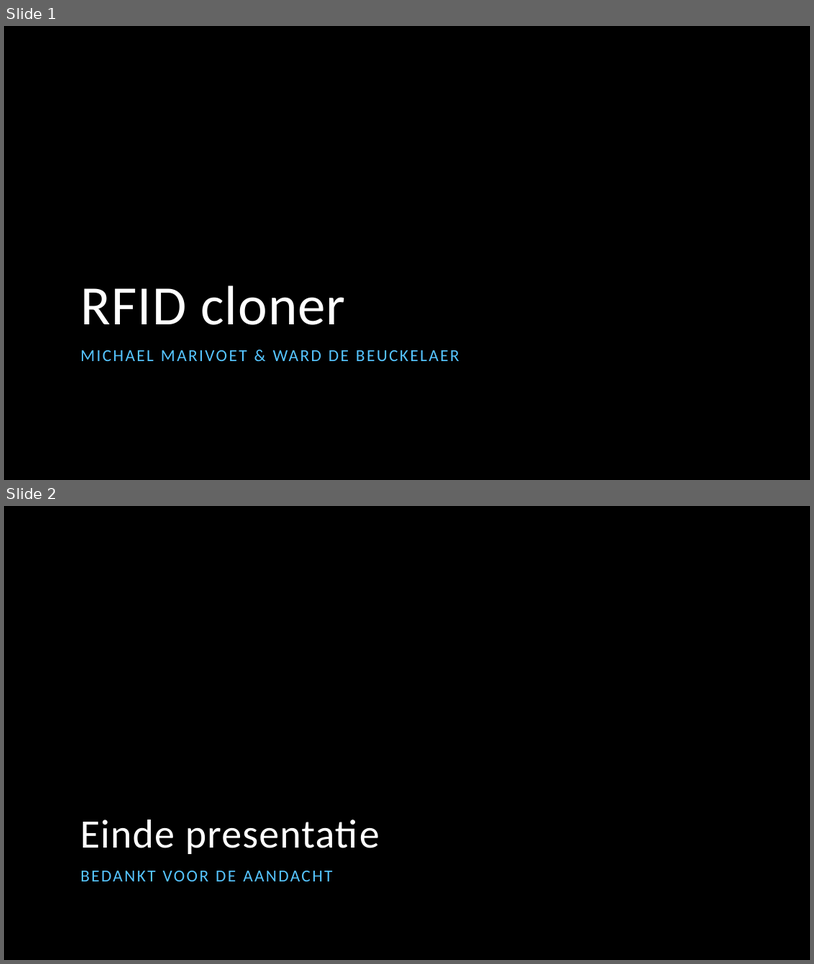
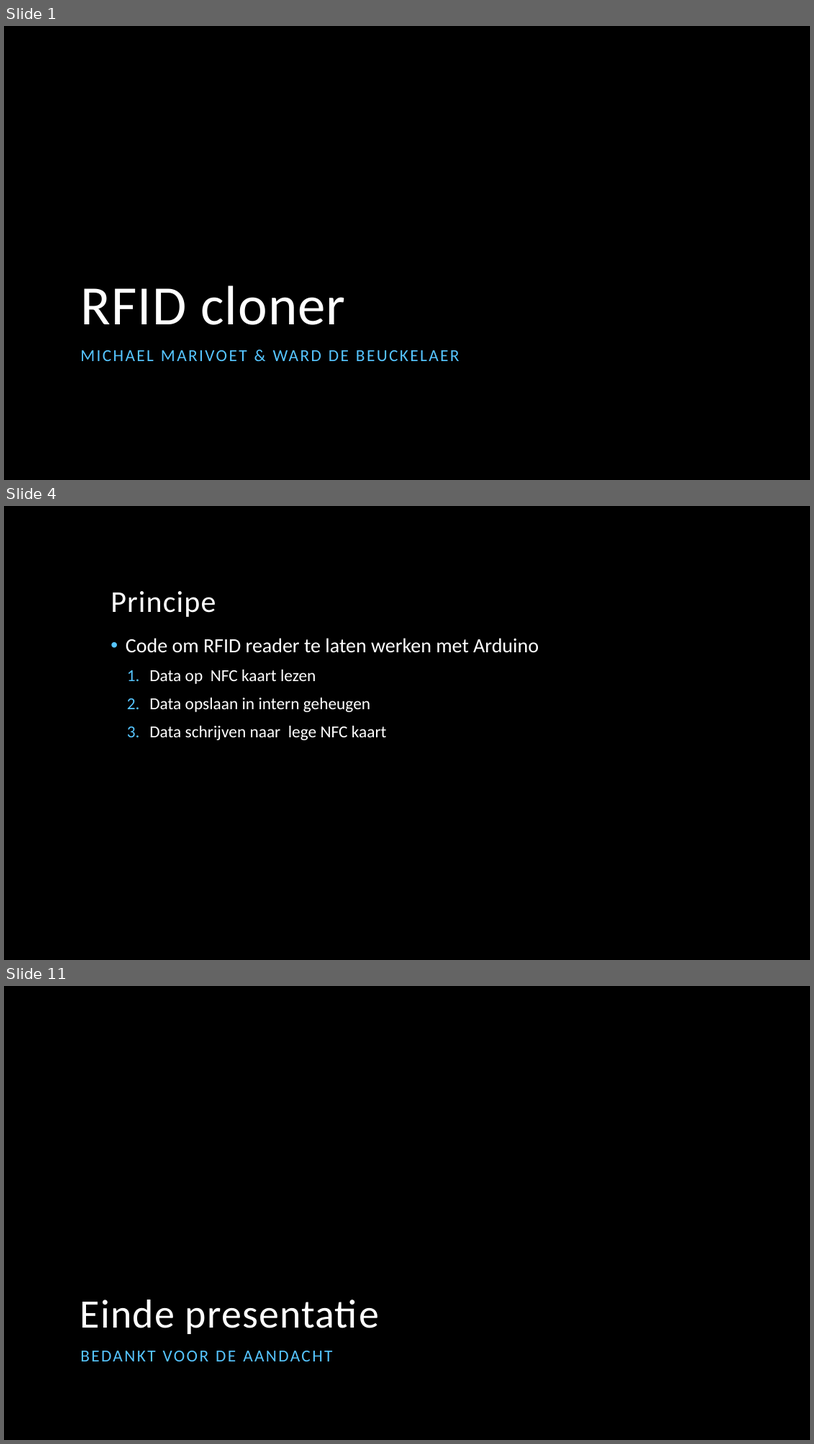
Before and after one commit to MichaelMar93/InfoSec_RFIDcloner, a slide deck: Information Security/Presentatie_RFIDcloner.pptx. Shown one above the other, each under a label of ours: slides 1 and 2 before the commit, slides 1, 4 and 11 after it; the slides between them are not shown. The pictures are 814x964 and 814x1444 pixels, drawn with LibreOffice and Linux fonts; fonts in the diff are those of the drawing; background and template pictures are left out. Boxes give left, top, right and bottom in pixels: in the first picture for what was removed or moved away, otherwise in the second. Text is boxed around its words. In the diff, an @@ line names an element or a change of style, - is before the commit and + after.

```diff
--- a/Information Security/Presentatie_RFIDcloner.pptx
+++ b/Information Security/Presentatie_RFIDcloner.pptx
@@ slide 4 added at [4, 506, 810, 960], background picture (left out) @@
@@ title added at [111, 591, 216, 617], 36 pt, text #FFFFFF @@
+Principe
@@ text added at [126, 638, 539, 740], 20 pt, text #FFFFFF @@
+• Code om RFID reader te laten werken met Arduino
+  1. Data op NFC kaart lezen
+  2. Data opslaan in intern geheugen
+  3. Data schrijven naar lege NFC kaart
@@ what was slide 2 is now slide 11 @@
```
Also in this commit, not shown: 8 other slides added.
